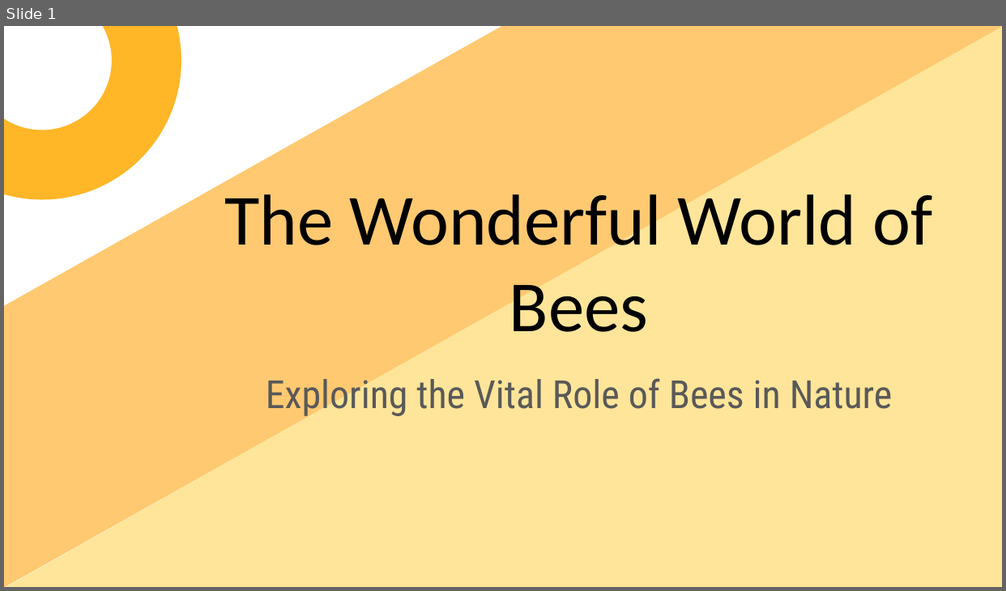
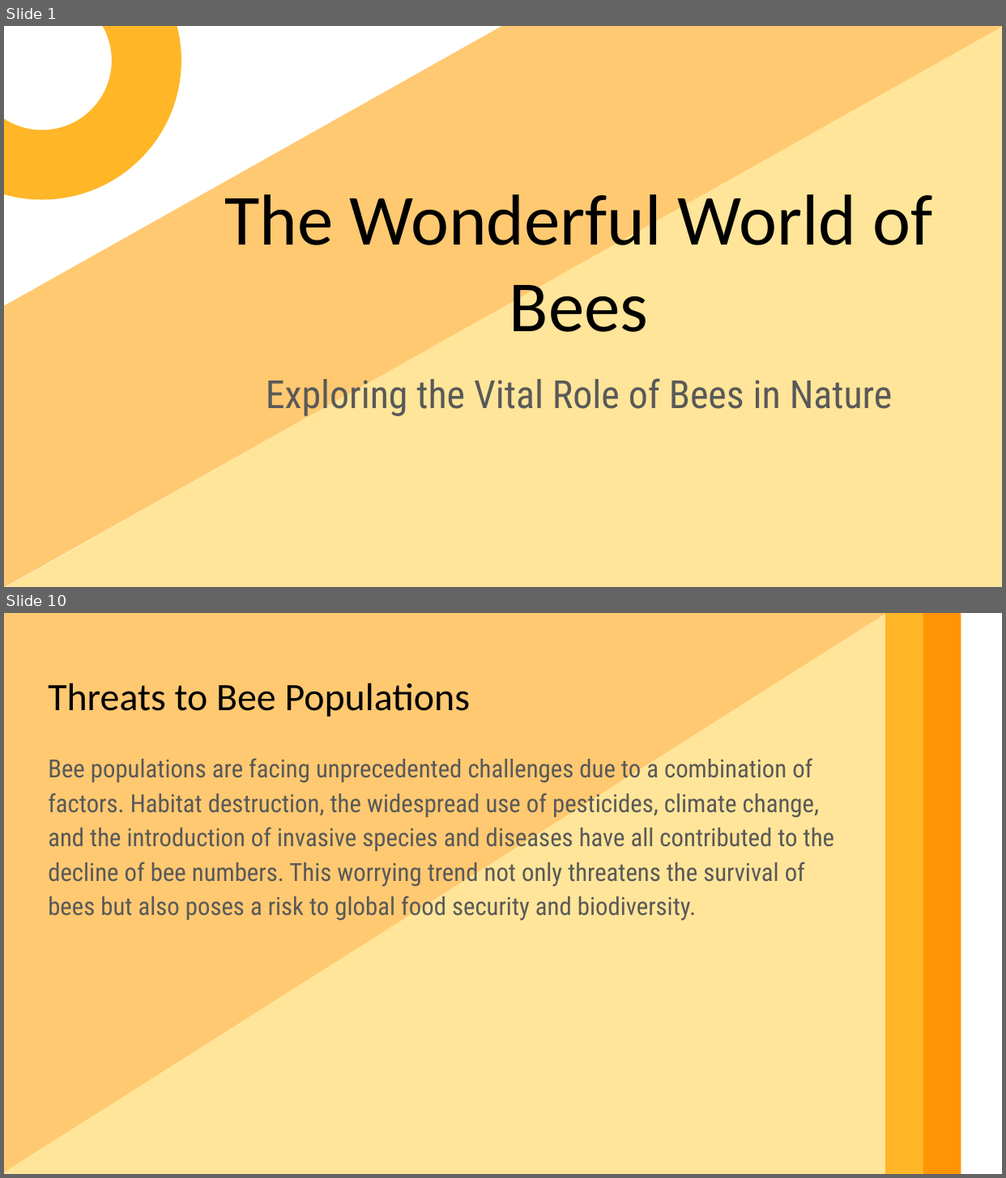
Before and after one commit to jeremyvet/ai-slides, a slide deck: cool.pptx. Shown one above the other, each under a label of ours: slide 1 before the commit, slides 1 and 10 after it; the slides between them are not shown. The pictures are 1006x591 and 1006x1178 pixels, drawn with LibreOffice and Linux fonts; fonts in the diff are those of the drawing. Boxes give left, top, right and bottom in pixels: in the first picture for what was removed or moved away, otherwise in the second. Text is boxed around its words. In the diff, an @@ line names an element or a change of style, - is before the commit and + after.

```diff
--- a/cool.pptx
+++ b/cool.pptx
@@ slide 10 added at (4, 613, 1002, 1174), background #FFFFFF @@
@@ rectangle added at (4, 613, 960, 1174), fill #FFC971 @@
@@ right triangle added at (4, 613, 887, 1174), fill #FFE599 @@
@@ rectangle added at (885, 613, 923, 1174), fill #FFB627 @@
@@ rectangle added at (923, 613, 961, 1174), fill #FF9505 @@
@@ text added at (48, 683, 470, 717), 28 pt, text #000000 @@
+Threats to Bee Populations
@@ text added at (48, 758, 834, 921), 18 pt, text #595959 @@
+Bee populations are facing unprecedented challenges due to a combination of factors. Habitat destruction, the widespread use of pesticides, climate change, and the introduction of invasive species and diseases have all contributed to the decline of bee numbers. This worrying trend not only threatens the survival of bees but also poses a risk to global food security and biodiversity.
```
Also in this commit, not shown: 5 slides changed, 4 other slides added, 2 other files.
